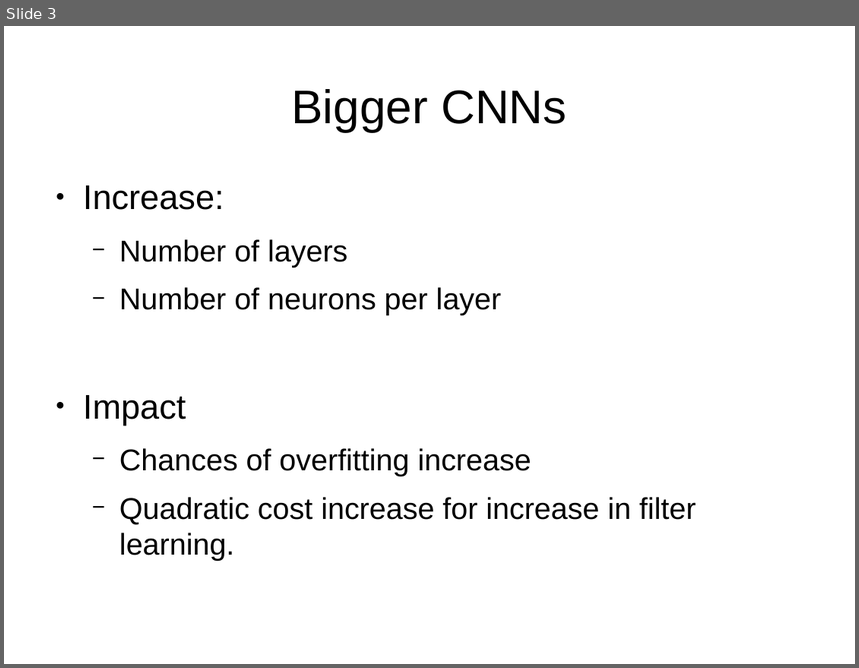
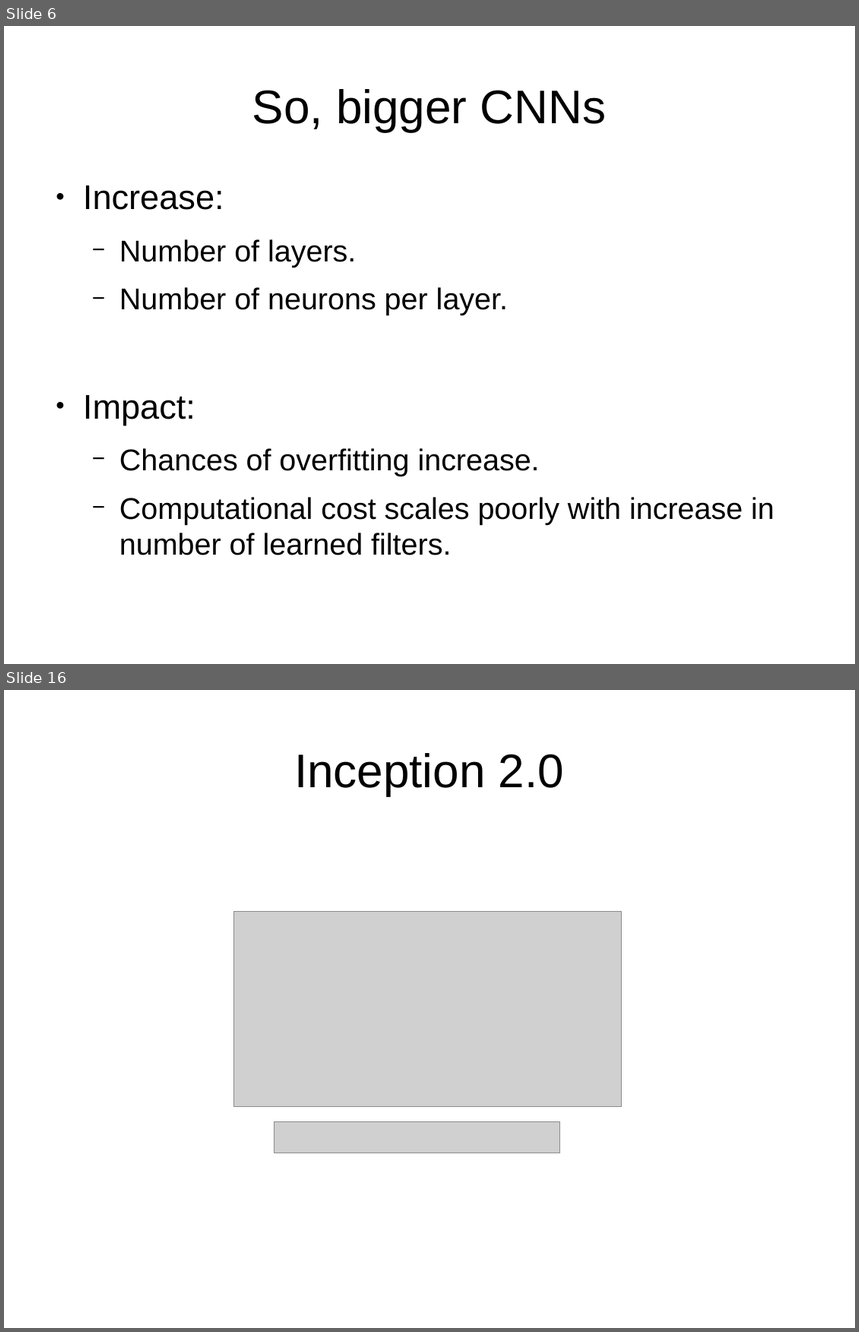
Before and after one commit to indivisibleatom/lectureNotes, a slide deck: sources/Szegedy_Going_Deeper.odp. Shown one above the other, each under a label of ours: slide 3 before the commit, slides 6 and 16 after it; the slides between them are not shown. The pictures are 859x668 and 859x1332 pixels, drawn with LibreOffice and Linux fonts; fonts in the diff are those of the drawing; grey boxes stand for pictures. Boxes give left, top, right and bottom in pixels: in the first picture for what was removed or moved away, otherwise in the second. Text is boxed around its words. In the diff, an @@ line names an element or a change of style, - is before the commit and + after.

```diff
--- a/sources/Szegedy_Going_Deeper.odp
+++ b/sources/Szegedy_Going_Deeper.odp
@@ slide 16 added at <box>4,690,855,1328</box>, background #FFFFFF @@
@@ title added at <box>294,753,564,796</box>, 44 pt, text #000000 @@
+Inception 2.0
@@ picture added at <box>234,912,622,1107</box> @@
@@ picture added at <box>275,1122,560,1154</box> @@
@@ what was slide 3 is now slide 6 @@
@@ slide 6 changed as well @@
@@ title at <box>253,89,606,132</box>: text changed @@
-Bigger CNNs
+So, bigger CNNs
@@ text at <box>83,240,775,556</box>: text changed @@
-  − Number of layers
-  − Number of neurons per layer
-● Impact
-  − Chances of overfitting increase
-  − Quadratic cost increase for increase in filter learning.
+  − Number of layers.
+  − Number of neurons per layer.
+● Impact:
+  − Chances of overfitting increase.
+  − Computational cost scales poorly with increase in number of learned filters.
```
Also in this commit, not shown: 1 other slide changed, 14 other slides added, 3 slides removed.
